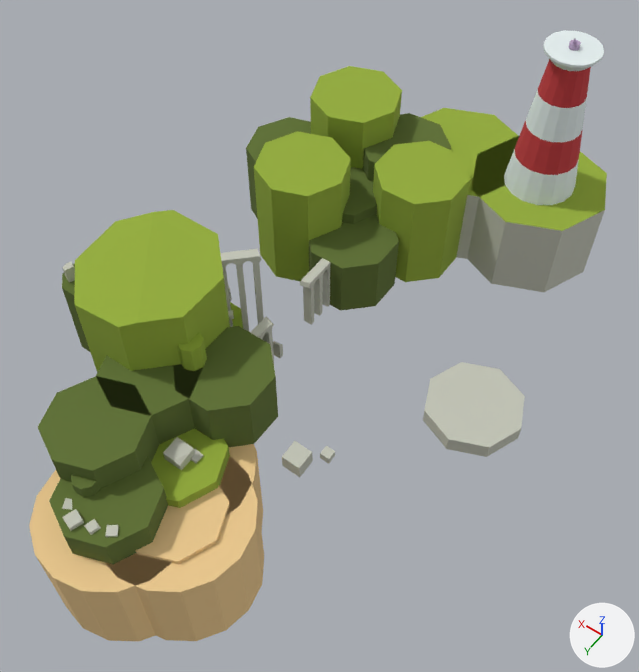
A saved change to the Blender file Scenes/islands/jungle/jungle.blend.
Before and after are seen from a 50 mm camera at (-149.0, 90.0, 293.0) aimed at (-25.0, -83.0, 21.0). Lighting does not change. The marker at lower right points along +X, +Y and +Z.

Names of what the first picture shows: 'beach-col', 'beach-col.002', 'floor-col', 'ground-col.002', 'ground-col.003', 'ground-col.005', 'ground-col.007', 'ground-col.012', 'ground-col.013', 'ground-col.015', 'ground-col.018', 'ground-col.021', 'lighthouse-col', 'sundial-col'.
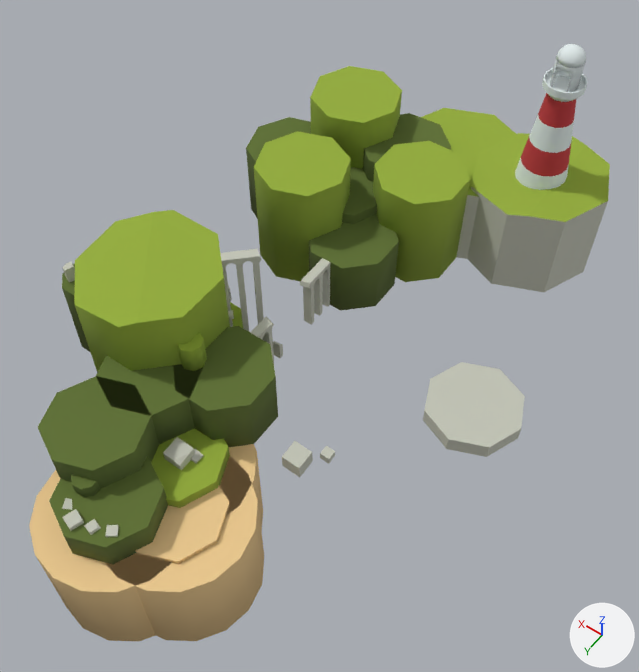
ob_cube_noimp is not drawn itself; it is used by a modifier of ob_glass_col.
ob_cylinder_noimp is not drawn itself; it is used by a modifier of ob_glass_col.

What changed in the scene script:
```text
Change me_cylinder_001:
    where me_cylinder_001.from_pydata(...)  # 80 vertices, 66 faces; spans x -15.0..15.0, y -15.0..15.0, z 0.0..60.0
    me_cylinder_001 part 1: the whole mesh is scaled about the mesh origin by 0.75
Change me_cylinder_006:
    where me_cylinder_006.from_pydata(...)  # 32 vertices, 18 faces; spans x -30.3..30.3, y -30.3..30.3, z -49.0..0.0
    me_cylinder_006 part 2: edges marked sharp go from 0 to 16
Change me_cylinder_008:
    where me_cylinder_008.from_pydata(...)  # 32 vertices, 18 faces; spans x -30.3..30.3, y -30.3..30.3, z -49.0..0.0
    me_cylinder_008 part 3: edges marked sharp go from 0 to 16
Change me_cylinder_024:
    where me_cylinder_024.from_pydata(...)  # 16 vertices, 10 faces; spans x -20.0..20.0, y -20.0..20.0, z 0.0..52.0
    used by ob_ground_col_012; location = (19.0, -133.1, -1.0); rotation_euler = (0.0, 0.0, 1.528), in degrees (0, 0, 88)
    me_cylinder_024 part 4: edges marked sharp go from 0 to 8
Change me_cylinder_025:
    where me_cylinder_025.from_pydata(...)  # 16 vertices, 10 faces; spans x -20.0..20.0, y -20.0..20.0, z 0.0..47.0
    used by ob_ground_col_013; location = (-21.0, -162.1, -1.0); rotation_euler = (0.0, 0.0, 1.964), in degrees (0, 0, 113)
    me_cylinder_025 part 5: edges marked sharp go from 0 to 8
Change me_cylinder_030:
    where me_cylinder_030.from_pydata(...)  # 16 vertices, 10 faces; spans x -30.0..30.0, y -30.0..30.0, z -1.0..37.0
    verts and faces of me_cylinder_030; kept vertices keep their numbers, new ones are numbered from 16
    me_cylinder_030 part 6
    add delete_faces([(8, 9, 11, 10), (1, 15, 13, 11, 9, 7, 5, 3), (0, 14, 15, 1)])
    add for i in [11, 13, 15]: verts[i] += (0.0, 0.0, 5.0)
    add verts[1] = (0.0, 30.0, 41.1)  # moved, pixel (507, 214)
    add verts[9] = (0.0, -30.0, 41.1)  # moved, pixel (572, 136)
    add verts[3] = (21.2, 21.2, 38.5)  # moved, pixel (471, 186)
    add verts[7] = (21.2, -21.2, 38.5)  # moved, pixel (518, 133)
    add verts[5] = (30.0, 0.0, 37.4)  # moved, pixel (477, 153)
    add verts[16] = (-7.7, -26.8, 42.0)  # pixel (586, 145)
    add verts[17] = (-7.7, 26.8, 42.0)  # pixel (528, 216)
    add faces += [(11, 16, 17, 15, 13), (1, 17, 16, 9, 7, 5, 3)]  # mat_94ad39 (green #94ad39)
    add faces += [(8, 9, 16, 11, 10), (0, 14, 15, 17, 1)]  # mat_c4c6b8 (light grey #c4c6b8)
Change me_cylinder_023:
    used by ob_floor_col; parent = ob_lighthouse_col; location = (-60.0, -195.0, 97.0)
    remove me_cylinder_023.from_pydata(...)  # 48 vertices, 34 faces; spans x -11.0..11.0, y -11.0..11.0, z 0.0..5.0
    add me_cylinder_023.from_pydata(...)  # 48 vertices, 34 faces; spans x -8.2..8.2, y -8.2..8.2, z 0.0..4.0
    me_cylinder_023 part 7: 48 of 48 vertices moved; they spanned x -11.0..11.0, y -11.0..11.0, z 0.0..5.0 and now span x -8.2..8.2, y -8.2..8.2, z 0.0..4.0; mean shift (0.0, 0.0, -0.7); largest move (-7.8, -7.8, 5.0) -> (-5.8, -5.8, 4.0)
Change ob_floor_col:
    ob_floor_col.location: (-60.0, -195.0, 97.0) -> (-60.0, -195.0, 82.0)
Remove ob_sundial_col:
    ob_sundial_col = bpy.data.objects.new('sundial-col', me_cylinder_033)
Remove ob_pointy:
    ob_pointy = bpy.data.objects.new('pointy', me_cube_003)
Add ob_cylinder_noimp:
    ob_cylinder_noimp = bpy.data.objects.new('Cylinder-noimp', me_cylinder_020)  # a 16-sided cylinder along z spanning x -3.0..3.0, y -3.0..3.0, z -2.0..2.0
    ob_cylinder_noimp.parent = ob_glass_col
    ob_cylinder_noimp.location = (-60.0, -191.0, 108.0)
    ob_cylinder_noimp.rotation_euler = (1.571, 0.0, 0.0)  # degrees (90, 0, 0)
Add ob_glass_col:
    ob_glass_col = bpy.data.objects.new('glass-col', me_cylinder_032_1)  # 32 vertices, 16 faces; spans x -5.5..5.5, y -5.5..5.5, z 0.0..11.0; in mat_glass (white #e5efef); modifiers SOLIDIFY, BOOLEAN, BOOLEAN
    ob_glass_col.parent = ob_lighthouse_col
    ob_glass_col.location = (-60.0, -195.0, 86.0)
Add ob_cube_noimp:
    ob_cube_noimp = bpy.data.objects.new('Cube-noimp', me_cube)  # a box spanning x -3.0..3.0, y -2.0..1.0, z 0.0..6.0
    ob_cube_noimp.parent = ob_glass_col
    ob_cube_noimp.location = (-60.0, -190.0, 102.0)
Add ob_roof_col:
    ob_roof_col = bpy.data.objects.new('roof-col', me_sphere)  # 65 vertices, 65 faces; spans x -5.5..5.5, y -5.5..5.5, z 0.0..5.5; in mat_e5efef (white #e5efef)
    ob_roof_col.parent = ob_lighthouse_col
    ob_roof_col.location = (-60.0, -195.0, 97.0)
Add ob_railing_col:
    ob_railing_col = bpy.data.objects.new('railing-col', me_cylinder_004)  # 32 vertices, 16 faces; spans x -8.2..8.2, y -8.2..8.2, z 0.0..2.0; in mat_e5efef (white #e5efef); modifiers SOLIDIFY
    ob_railing_col.parent = ob_lighthouse_col
    ob_railing_col.location = (-60.0, -195.0, 86.0)
```

Boxes [x1, y1, x2, y2] around the edits, measured in the pictures (639 x 672 px; the box of a moved part takes in the faces that stretch with it):
'ground-col.021', reshaped
    before: [467, 136, 607, 292]
    after: [467, 133, 610, 292]
'lighthouse-col', mesh rescaled
    before: [504, 59, 591, 205]
    after: [515, 93, 576, 190]
'floor-col', reshaped, moved
    before: [543, 30, 604, 71]
    after: [542, 74, 586, 102]
'roof-col', added
    after: [556, 44, 586, 68]
'glass-col', added
    after: [550, 59, 586, 92]
'railing-col', added
    after: [543, 68, 588, 97]
'sundial-col', deleted
    before: [568, 40, 581, 51]
'pointy', deleted
    before: [573, 38, 576, 45]
part 2 of me_cylinder_006, shading changed
    both: [111, 456, 264, 641]
part 3 of me_cylinder_008, shading changed
    both: [29, 470, 172, 641]
part 4 of me_cylinder_024, shading changed
    both: [254, 131, 351, 281]
part 5 of me_cylinder_025, shading changed
    both: [373, 141, 470, 282]
part 6 of me_cylinder_030, moved or reshaped
    before: [471, 136, 607, 234]
    after: [471, 133, 610, 234]
